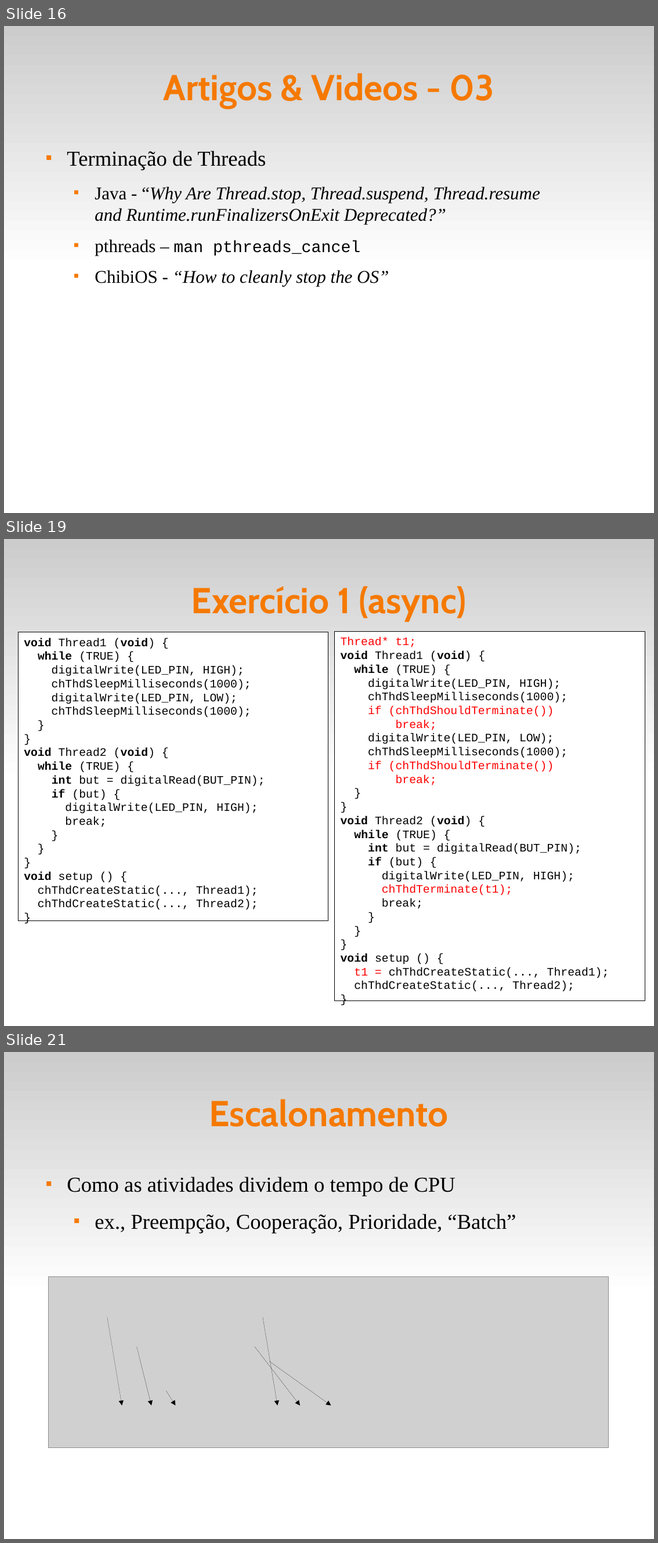
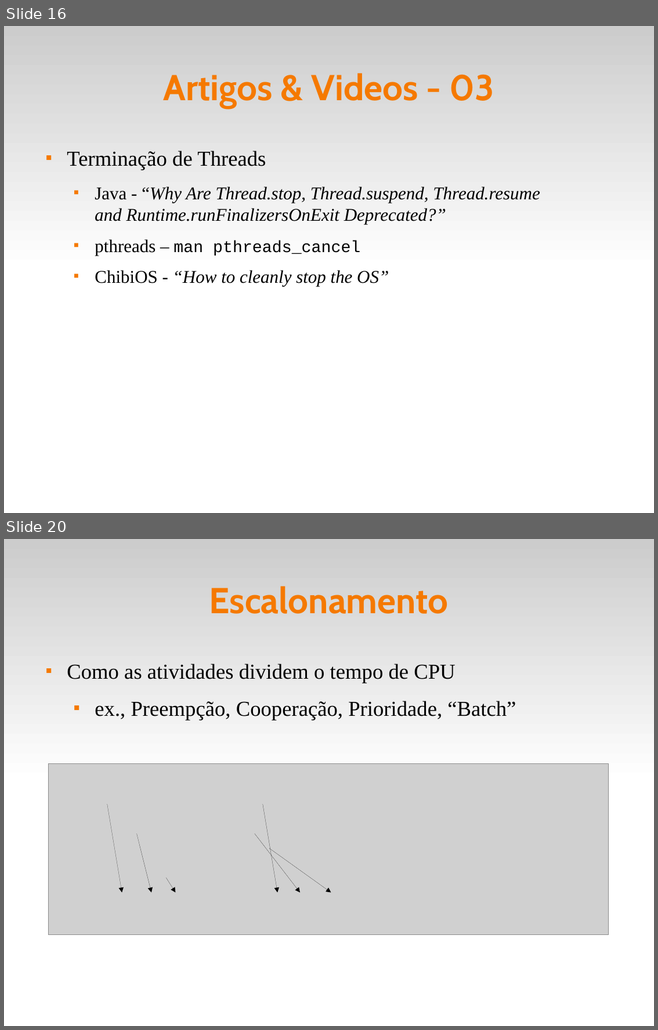
Before and after one commit to fsantanna-uerj/reativos, a slide deck: slides/03_modelos.odp. Shown one above the other, each under a label of ours: slides 16, 19 and 21 before the commit, slides 16 and 20 after it; the slides between them are not shown. The pictures are 658x1543 and 658x1030 pixels, drawn with LibreOffice and Linux fonts; fonts in the diff are those of the drawing; grey boxes stand for pictures. Boxes give left, top, right and bottom in pixels: in the first picture for what was removed or moved away, otherwise in the second. Text is boxed around its words. In the diff, an @@ line names an element or a change of style, - is before the commit and + after.

```diff
--- a/slides/03_modelos.odp
+++ b/slides/03_modelos.odp
@@ slide 19 removed at [4,539,654,1026], background #FFFFFF; not listed: 1 template element that a slide beside it also shows @@
@@ title removed at [191,586,466,621] @@
-Exercício 1 (async)
@@ rectangle removed at [18,632,328,922] @@
-void Thread1 (void) {
-while (TRUE) {
-digitalWrite(LED_PIN, HIGH);
-chThdSleepMilliseconds(1000);
-digitalWrite(LED_PIN, LOW);
-chThdSleepMilliseconds(1000);
-}
-}
-void Thread2 (void) {
-while (TRUE) {
-int but = digitalRead(BUT_PIN);
-if (but) {
-digitalWrite(LED_PIN, HIGH);
-break;
-}
-}
-}
-void setup () {
-chThdCreateStatic(..., Thread1);
-chThdCreateStatic(..., Thread2);
-}
@@ rectangle removed at [335,632,645,1001] @@
-Thread* t1;
-void Thread1 (void) {
-while (TRUE) {
-digitalWrite(LED_PIN, HIGH);
-chThdSleepMilliseconds(1000);
-if (chThdShouldTerminate())
-break;
-digitalWrite(LED_PIN, LOW);
-chThdSleepMilliseconds(1000);
-if (chThdShouldTerminate())
-break;
-}
-}
-void Thread2 (void) {
-while (TRUE) {
-int but = digitalRead(BUT_PIN);
-if (but) {
-digitalWrite(LED_PIN, HIGH);
-chThdTerminate(t1);
-break;
-}
-}
-}
-void setup () {
-t1 = chThdCreateStatic(..., Thread1);
-chThdCreateStatic(..., Thread2);
-}
@@ what was slide 21 is now slide 20 @@
```
Also in this commit, not shown: 8 slides changed, 5 other files.
